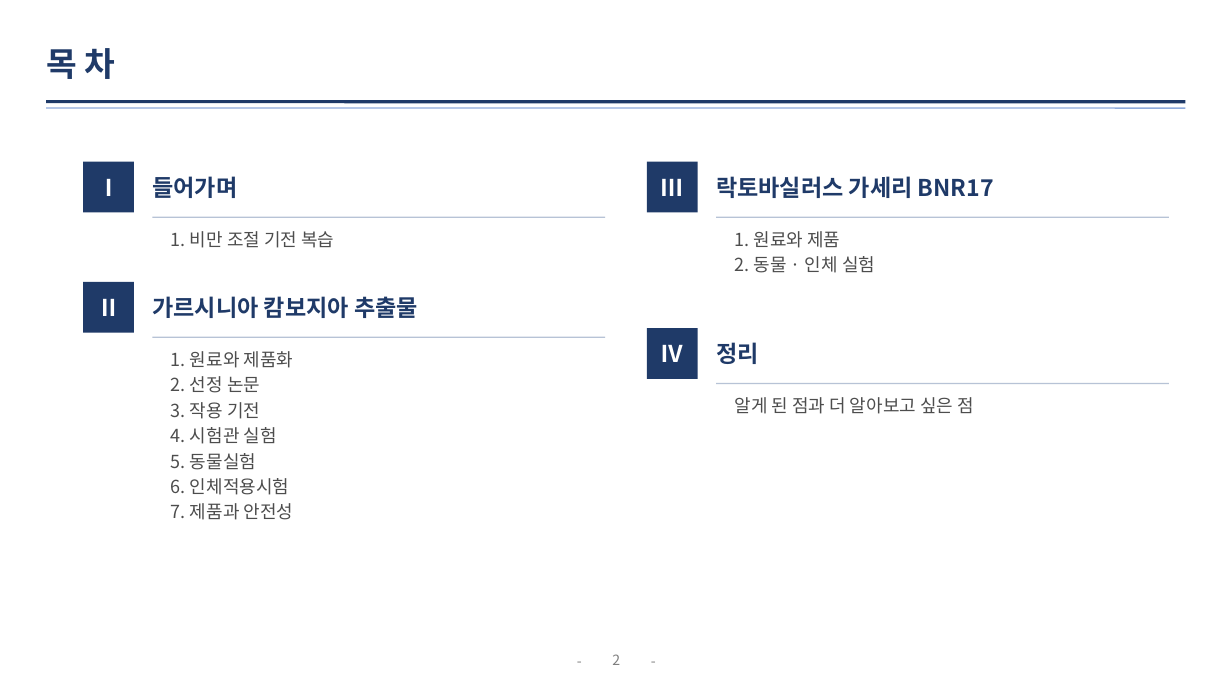
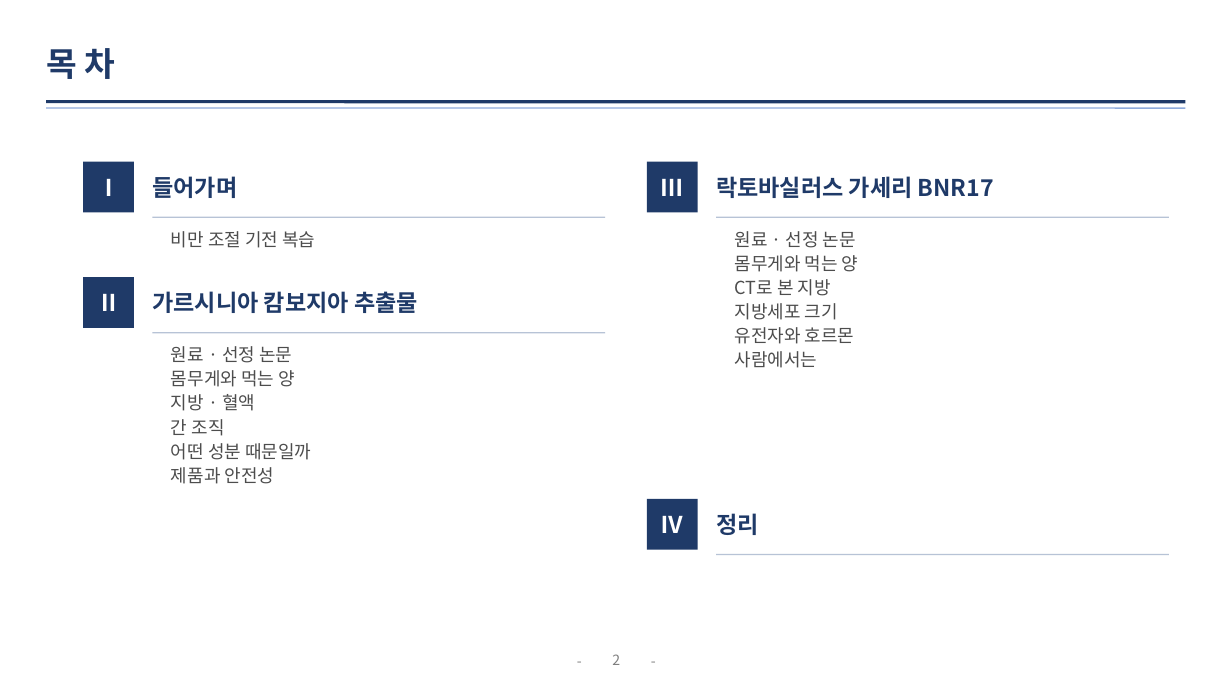
Before and after one commit to logvinca99-cell/logvinca, a slide deck: slide 2 of 발표자료/체중조절_발표_기능성식품학.pptx. Drawn at 1232x693 pixels with LibreOffice and Linux fonts; fonts in the diff are those of the drawing. Boxes give left, top, right and bottom in pixels: in the first picture for what was removed or moved away, otherwise in the second. Text is boxed around its words. In the diff, an @@ line names an element or a change of style, - is before the commit and + after.

```diff
--- a/발표자료/체중조절_발표_기능성식품학.pptx
+++ b/발표자료/체중조절_발표_기능성식품학.pptx
@@ text at bbox=[171, 231, 315, 248]: text changed @@
-1. 비만 조절 기전 복습
+비만 조절 기전 복습
@@ text at bbox=[735, 231, 859, 368]: text changed @@
-1. 원료와 제품
-2. 동물 · 인체 실험
+원료 · 선정 논문
+몸무게와 먹는 양
+CT로 본 지방
+지방세포 크기
+유전자와 호르몬
+사람에서는
@@ 2 texts, 1 rectangle, 1 line: place and size @@
-2 texts, 1 rectangle, 1 line at bbox=[83, 282, 605, 337]
+2 texts, 1 rectangle, 1 line at bbox=[83, 277, 605, 333]
@@ text at bbox=[171, 346, 311, 484]: text changed @@
-1. 원료와 제품화
-2. 선정 논문
-3. 작용 기전
-4. 시험관 실험
-5. 동물실험
-6. 인체적용시험
-7. 제품과 안전성
+원료 · 선정 논문
+몸무게와 먹는 양
+지방 · 혈액
+간 조직
+어떤 성분 때문일까
+제품과 안전성
@@ text removed at bbox=[735, 397, 974, 414] @@
-알게 된 점과 더 알아보고 싶은 점
@@ 2 texts, 1 rectangle, 1 line: place and size @@
-2 texts, 1 rectangle, 1 line at bbox=[647, 328, 1169, 384]
+2 texts, 1 rectangle, 1 line at bbox=[647, 499, 1169, 555]
```
Also in this commit, not shown: 9 other slides changed, 9 slides added, 6 slides removed.
